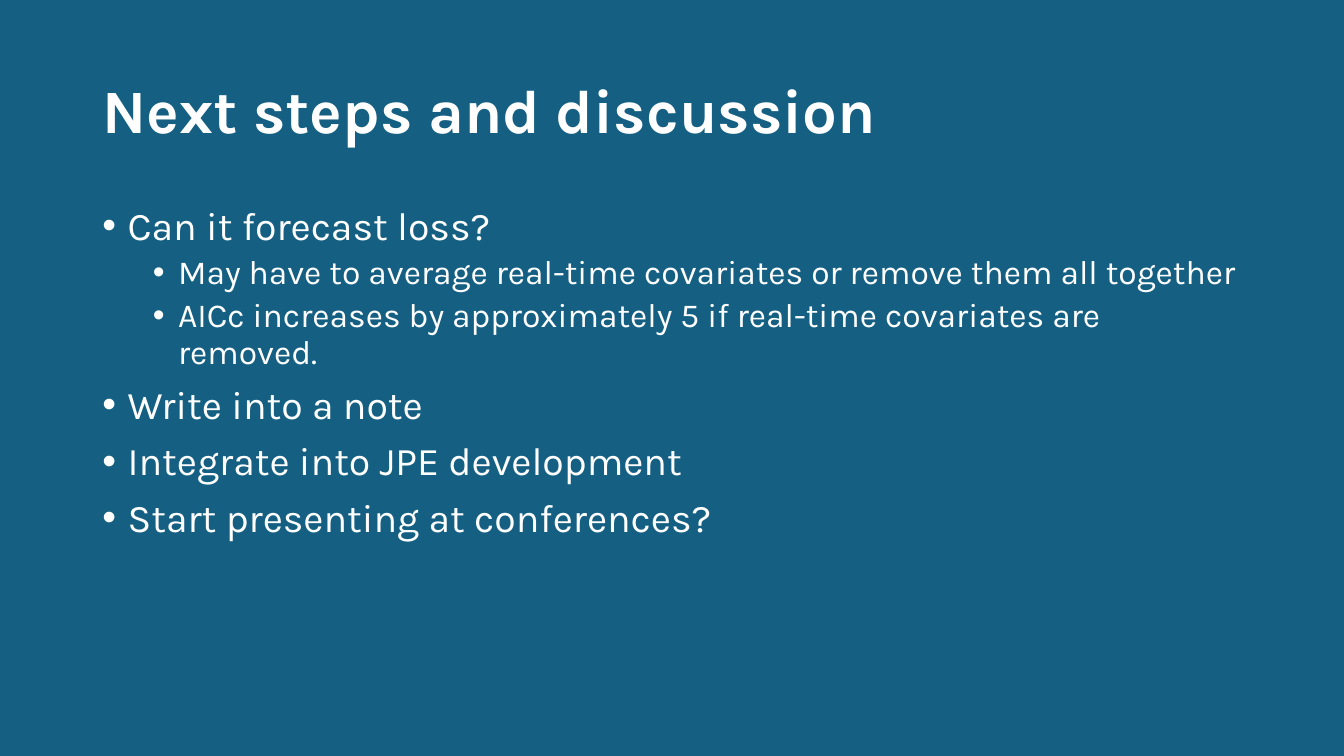
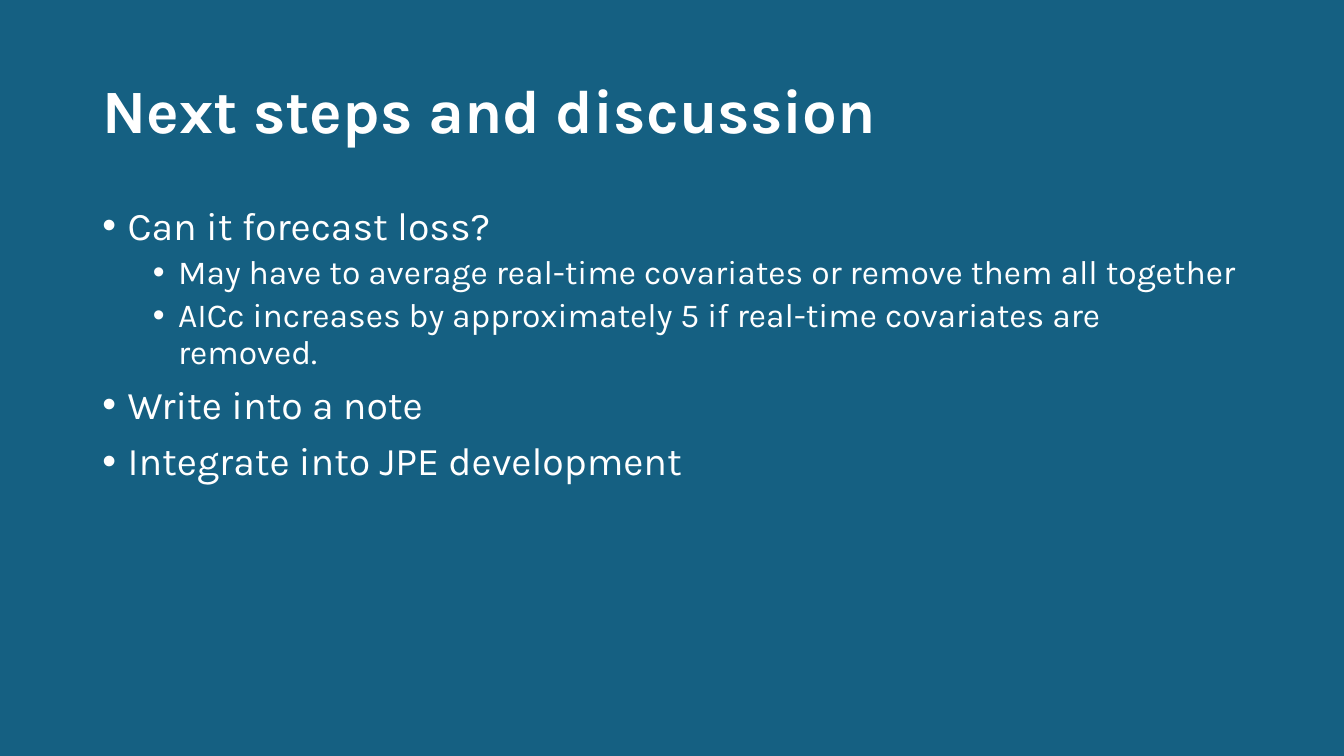
Before and after one commit to BDO-Science/steelhead-loss-model, a slide deck: slide 12 of Steelhead Annual Loss Prediction.pptx. Drawn at 1344x756 pixels with LibreOffice and Linux fonts; fonts in the diff are those of the drawing. Boxes give left, top, right and bottom in pixels: in the first picture for what was removed or moved away, otherwise in the second. Text is boxed around its words. In the diff, an @@ line names an element or a change of style, - is before the commit and + after.

```diff
--- a/Steelhead Annual Loss Prediction.pptx
+++ b/Steelhead Annual Loss Prediction.pptx
@@ text at bbox=[128, 505, 711, 542]: paragraph removed @@
-• Start presenting at conferences?
```
Also in this commit, not shown: 3 other slides changed, 1 slide added, 1 slide removed, 3 other files.
